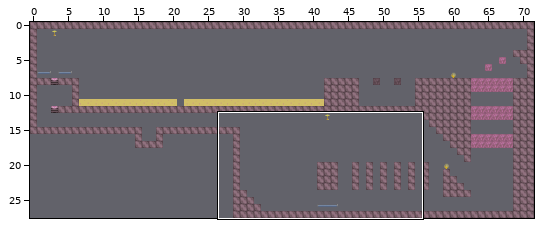
Tiled map -- gdx-pneumatic-man/src/main/resources/data/maps/M1.tmx. Above: a wide view before the commit, with the close-up outlined.
Close-up. Before the edit:
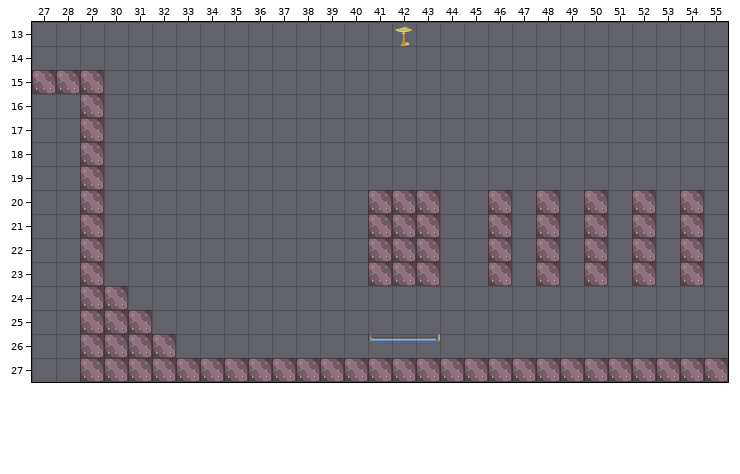
Cells are 64x64 px. Shown: x 27..55, y 13..27. The commit also changed other parts of the map, which this record leaves out.
Now the later version:
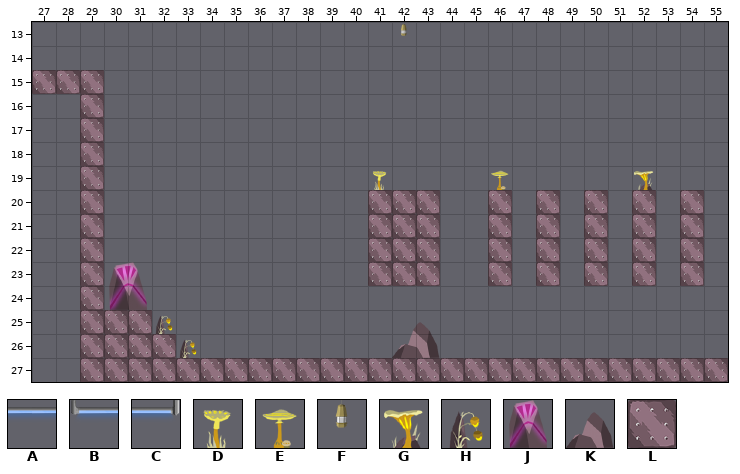
Key: from "deco": A 0 "Lamp1", B 1 "Lamp2", C 2 "Lamp3", D 4 "Lamp5", E 5 "Lamp6", F 9 "Lamp7", G 10 "Lamp8", H 12 "Lamp10"; from "deco_gross": J 1 "Stone2", K 2 "Stone3"; from "rest": L 5 "Block0".
_ is an empty cell, . an unchanged one.
Difference:
--- layer "Spielebene"
@@ x 42..42 @@
-13 E
+13 F
@@ x 41..52 @@
-19 _...._....._
+19 D....E.....G
@@ x 30..43 @@
-24 L.............
-25 .._...........
-26 ..._.......BAC
+24 J.............
+25 ..H...........
+26 ...H......._K_
